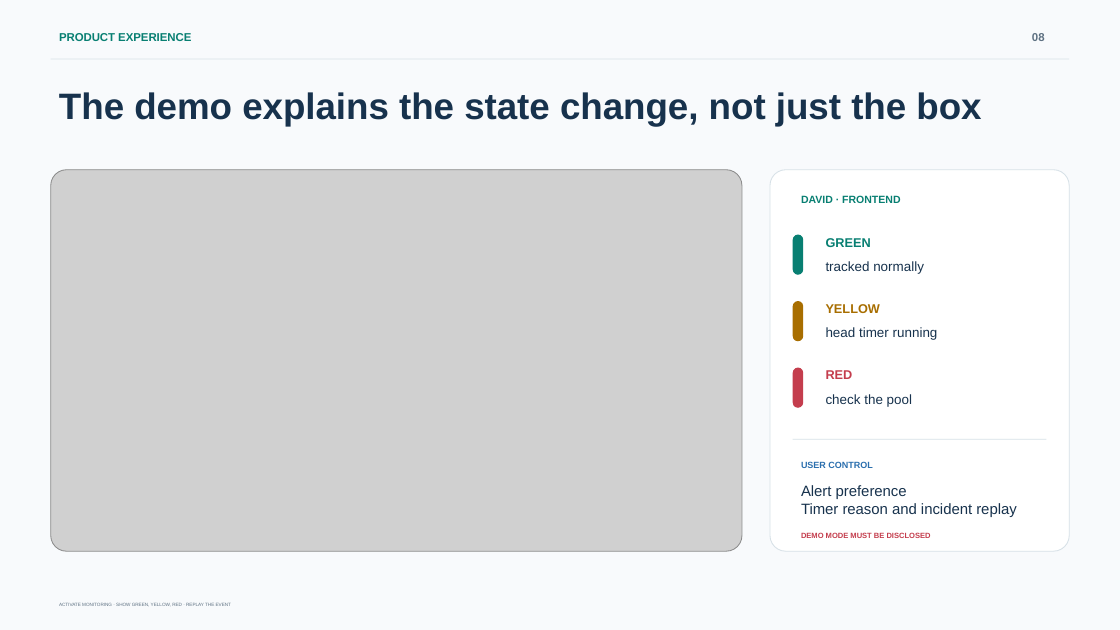
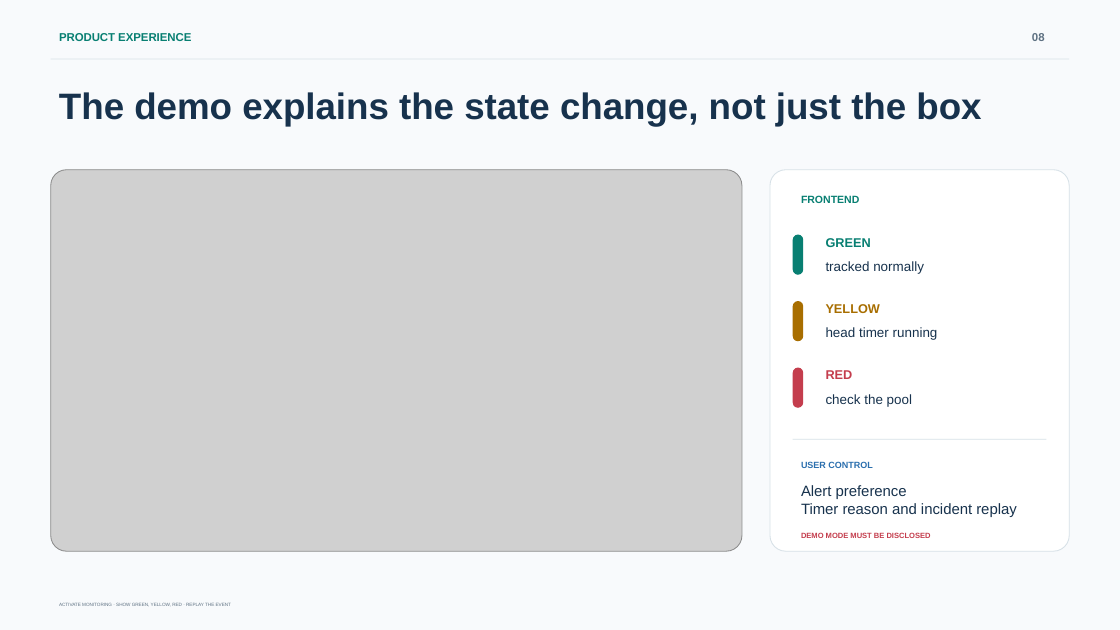
Before and after one commit to sunnycho100/life-vision, a slide deck: slide 8 of presentation/slides/final/life-vision-team-refined.pptx. Drawn at 1120x630 pixels with LibreOffice and Linux fonts; fonts in the diff are those of the drawing; grey boxes stand for pictures. Boxes give left, top, right and bottom in pixels: in the first picture for what was removed or moved away, otherwise in the second. Text is boxed around its words. In the diff, an @@ line names an element or a change of style, - is before the commit and + after.

```diff
--- a/presentation/slides/final/life-vision-team-refined.pptx
+++ b/presentation/slides/final/life-vision-team-refined.pptx
@@ text at (x1=801, y1=195, x2=859, y2=203): text changed @@
-DAVID · FRONTEND
+FRONTEND
```
Also in this commit, not shown: 4 other slides changed, 2 other files.
